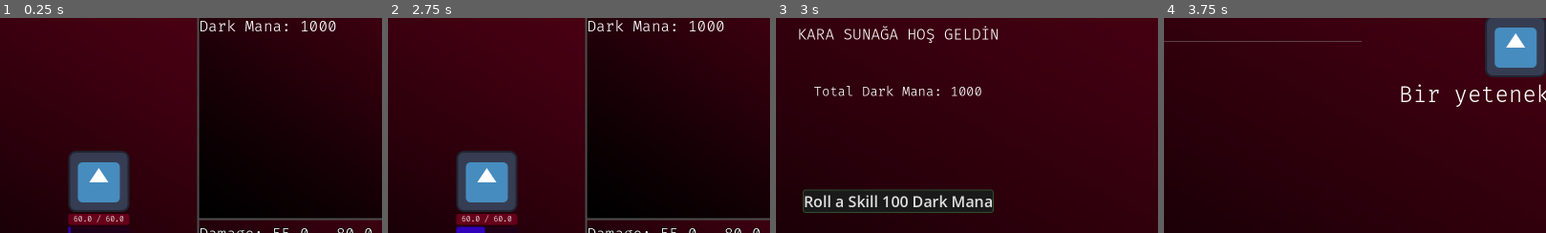
Above: before the commit, frames 1-4 (left to right).
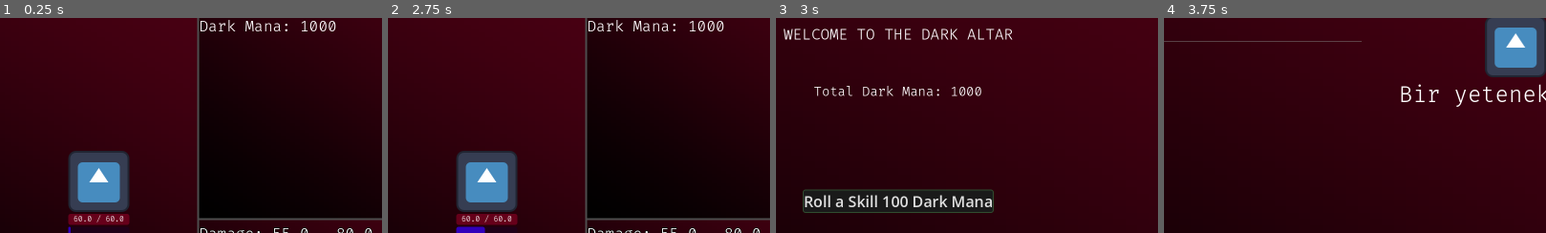
Above: after the commit, the same moments.

Repository: KeremArdaK/idling_to_cultivate
Game: Godot game, scene res://Scenes/master_scene.tscn
The game is run twice, just before and just after one commit, with the same random seed, the same clock (stepped at 60 frames per second) and the same inputs. The engine's default icon, where the game draws it, is replaced by a stand-in: a white triangle on a blue panel in a dark square.
Inputs:
- Up to frame 1 (0.25 s): no input
- Up to frame 2 (2.75 s): click "STORY" at 0.5 s; click "STORY" at 1.25 s; click "BATTLE" at 2 s
- Up to frame 3 (3 s): click "GACHA" at 2.75 s
- Up to frame 4 (3.75 s): click "INVENTORY" at 3.5 s
The pictures show only the part of the screen within x 34-84%, y 6-56%; the shares and areas given below are measured in that part.

Frames 1-2 are identical in both runs. In frame 3, 1.8% of the frame differs, in the area x 2-62%, y 3-12%; in frame 4, nothing differs.

Commit message:
Update master_scene.tscn

Diff:
--- a/Scenes/master_scene.tscn
+++ b/Scenes/master_scene.tscn
@@ -148,6 +148,9 @@
 [node name="GachaScene" parent="MainVBox/MarginContainer" unique_id=269503989 instance=ExtResource("3_mgffv")]
 visible = false
 layout_mode = 2
+
+[node name="TitleLabel" parent="MainVBox/MarginContainer/GachaScene/VBoxContainer" parent_id_path=PackedInt32Array(269503989, 412608158) index="0" unique_id=1414123643]
+text = "WELCOME TO THE DARK ALTAR"
 
 [node name="ResultName" parent="MainVBox/MarginContainer/GachaScene/VBoxContainer/ResultPanel/VBoxContainer" parent_id_path=PackedInt32Array(269503989, 541080834) index="0" unique_id=1487231622]
 text = "
